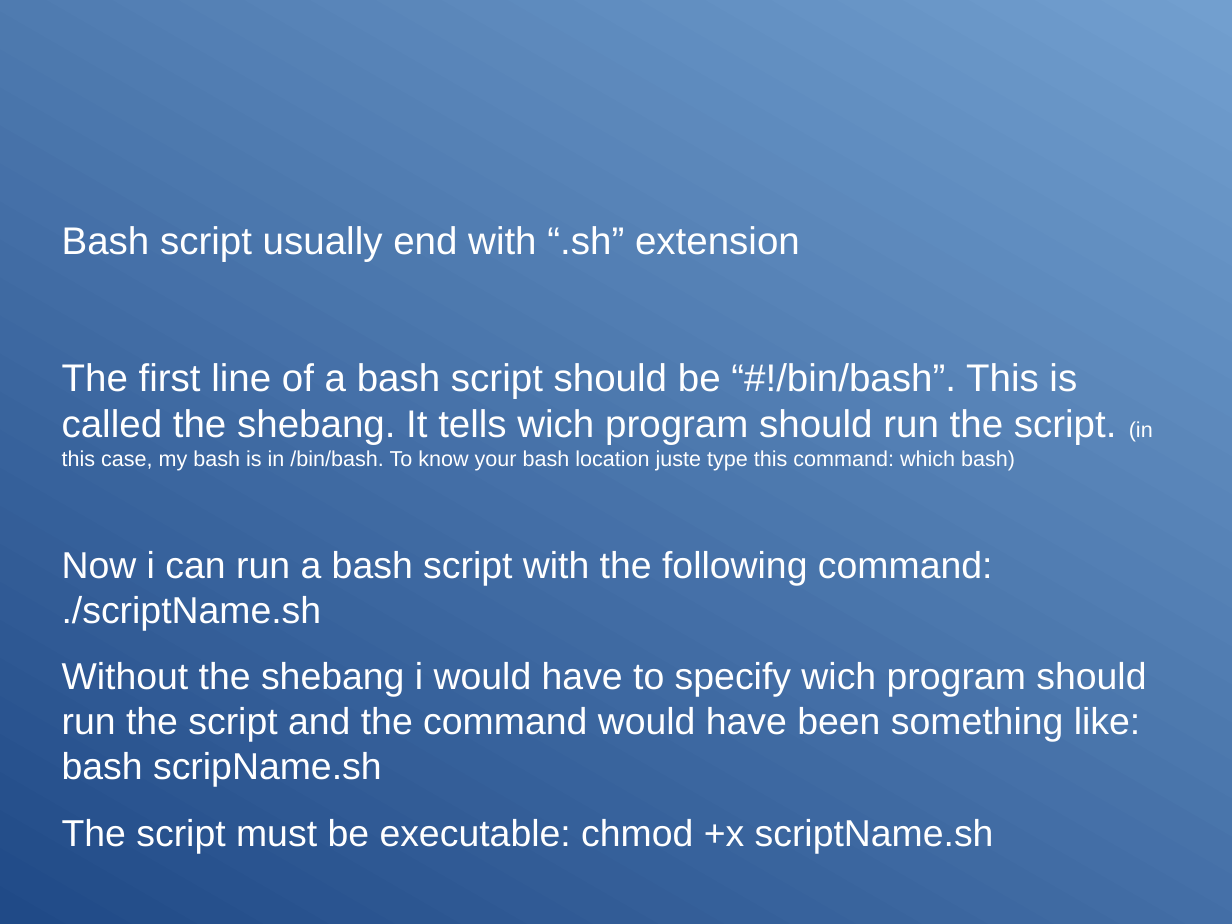
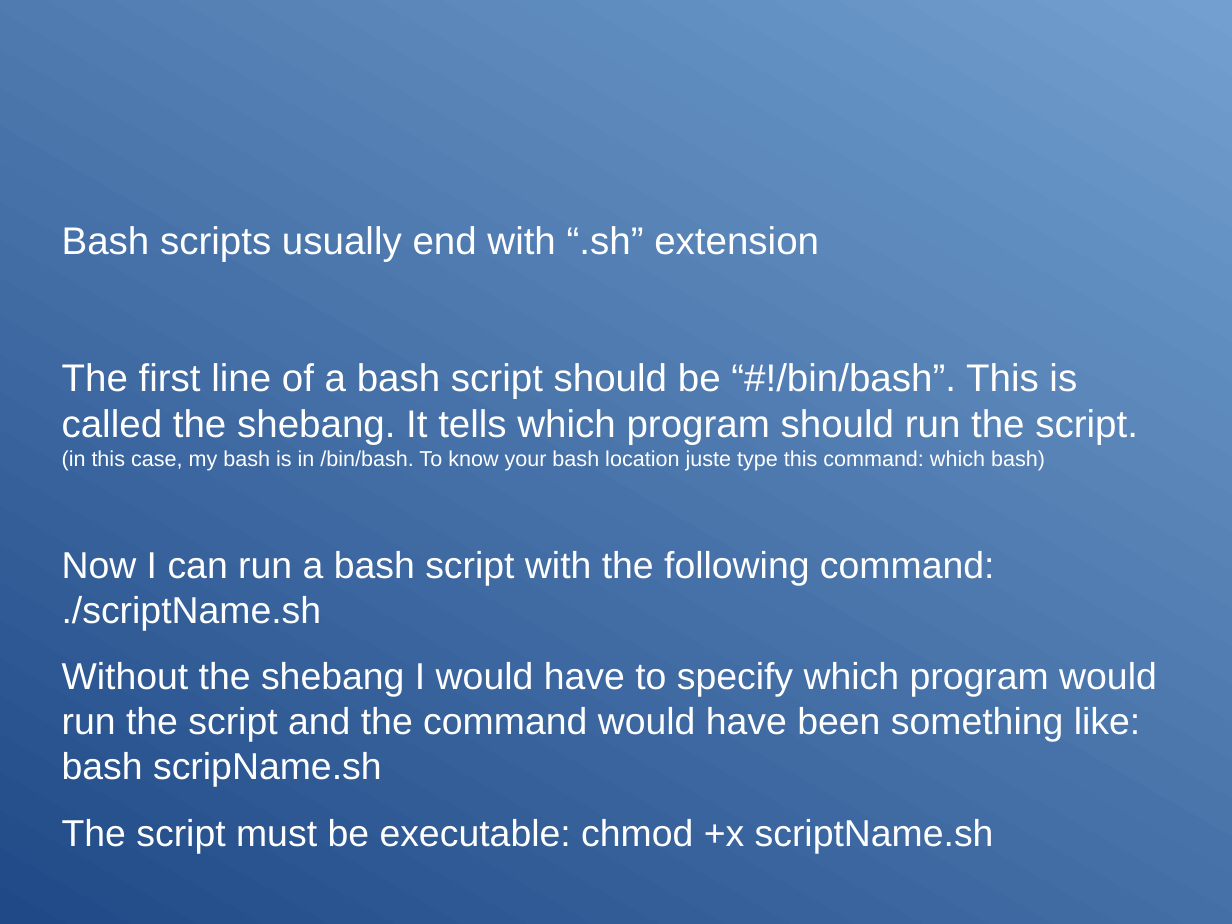
Before and after one commit to Clibre/An-introduction-to-bash, a slide deck: slide 79 of presentation/presentation.odp. Drawn at 1232x924 pixels with LibreOffice and Linux fonts; fonts in the diff are those of the drawing. Boxes give left, top, right and bottom in pixels: in the first picture for what was removed or moved away, otherwise in the second. Text is boxed around its words. In the diff, an @@ line names an element or a change of style, - is before the commit and + after.

```diff
--- a/presentation/presentation.odp
+++ b/presentation/presentation.odp
@@ text at (62, 226, 1157, 787): text changed @@
-Bash script usually end with “.sh” extension
-The first line of a bash script should be “#!/bin/bash”. This is called the shebang. It tells wich program should run the script. (in this case, my bash is in /bin/bash. To know your bash location juste type this command: which bash)
-Now i can run a bash script with the following command: ./scriptName.sh
-Without the shebang i would have to specify wich program should run the script and the command would have been something like: bash scripName.sh
+Bash scripts usually end with “.sh” extension
+The first line of a bash script should be “#!/bin/bash”. This is called the shebang. It tells which program should run the script. (in this case, my bash is in /bin/bash. To know your bash location juste type this command: which bash)
+Now I can run a bash script with the following command: ./scriptName.sh
+Without the shebang I would have to specify which program would run the script and the command would have been something like: bash scripName.sh
```
Also in this commit, not shown: 36 other slides changed, 1 slide removed.
